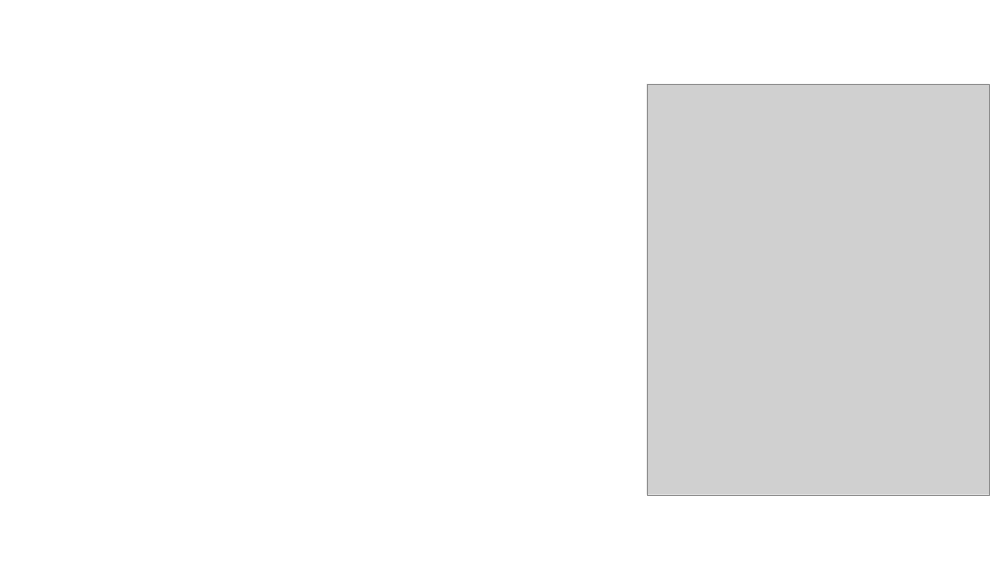
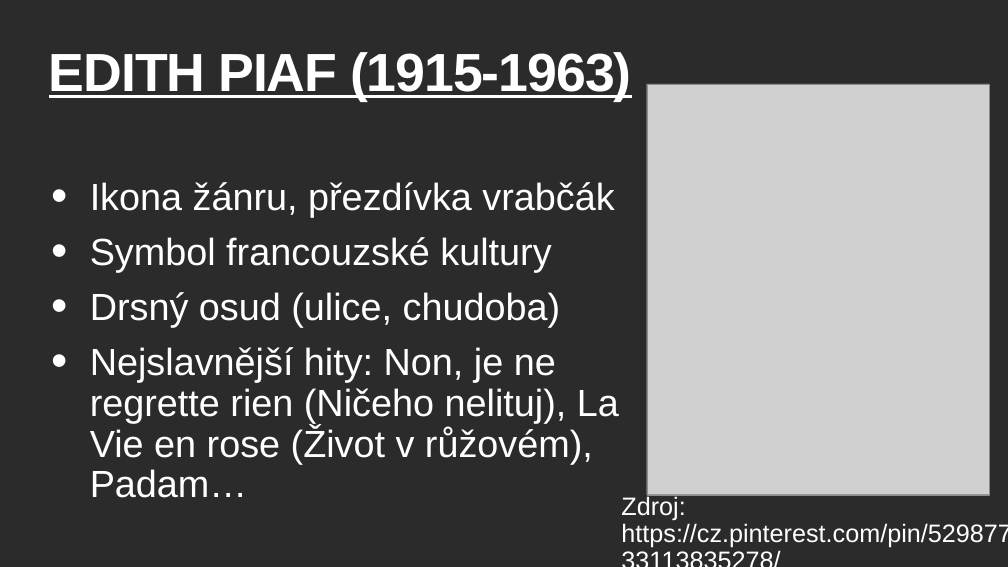
Before and after one commit to adamvotava1/prezentace, a slide deck: slide 6 of sanson.pptx. Drawn at 1008x567 pixels with LibreOffice and Linux fonts; fonts in the diff are those of the drawing; grey boxes stand for pictures; background and template pictures are left out; a plain dark background stands for a picture behind light text. Boxes give left, top, right and bottom in pixels: in the first picture for what was removed or moved away, otherwise in the second. Text is boxed around its words. In the diff, an @@ line names an element or a change of style, - is before the commit and + after.

```diff
--- a/sanson.pptx
+++ b/sanson.pptx
@@ background #FFFFFF to picture (left out) @@
@@ title added at [49,52,631,101], 102.2 pt, text #FFFFFF, bold, underline @@
+EDITH PIAF (1915-1963)
@@ text added at [90,182,619,498], 72 pt, text #FFFFFF @@
+• Ikona žánru, přezdívka vrabčák
+• Symbol francouzské kultury
+• Drsný osud (ulice, chudoba)
+• Nejslavnější hity: Non, je ne regrette rien (Ničeho nelituj), La Vie en rose (Život v růžovém), Padam…
@@ text "Zdroj: https://cz.pinterest.com/pin/52987733113835278/" at [621,494,1008,548]: more space between paragraphs @@
```
Also in this commit, not shown: 4 other slides changed.
